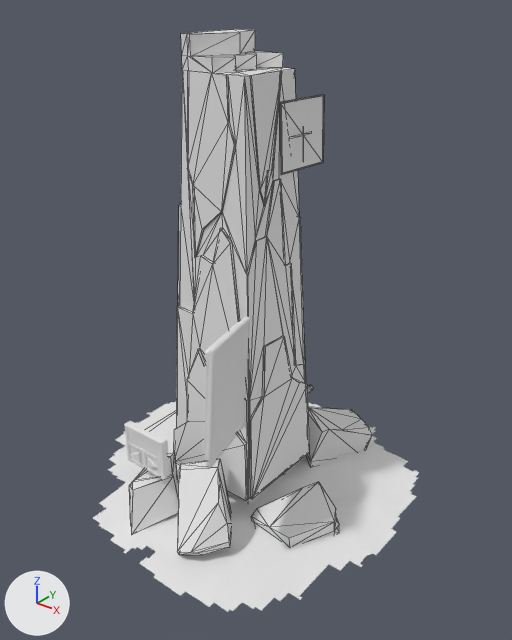
An edit to the glTF model public/models/rock.glb, drawn before and after from the same camera.
Rendered twice from a camera (50 mm lens) standing at (10.19, -12.15, 12.38) and looking at (0.54, -0.09, 4.9). The axes (+X, +Y, +Z) are drawn at lower left. The lights are the same throughout. The picture after the commit comes second. Mesh edges are drawn as thin lines on the coarser meshes. Where no turn or scale is listed for an object, it has been applied to the vertices.

The first picture shows 'Frame', 'Frame.001', 'Landscape', 'Minute', 'Monolith', 'Seconds', 'Sideboard', 'small-rock', 'small-rock.001', 'small-rock.002', 'small-rock.005' and 3 more.
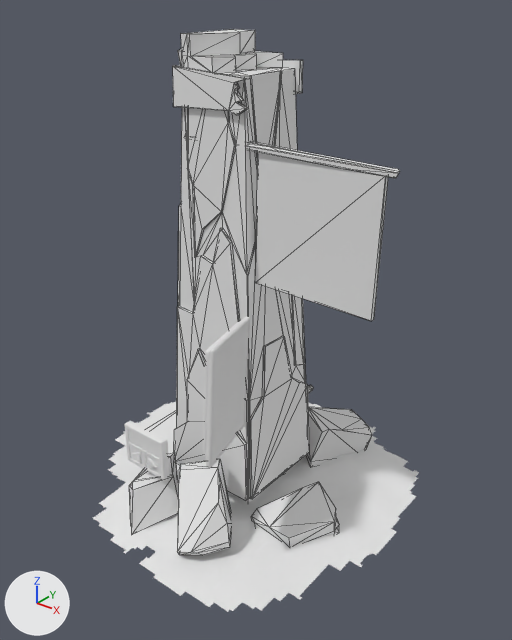
Not visible in the pictures: 'Gear.001', 'Hour'.

Edits to the scene script, one JSON object a line:
```json
{"op": "add", "block": "me_plane_002", "code": ["me_plane_002 = bpy.data.meshes.new('Plane.002')", "me_plane_002.from_pydata(...)  # 22 vertices, 40 faces; spans x -1.0..1.0, y -0.01..0.13, z -0.15..0.68"]}
{"op": "add", "block": "me_plane_005", "code": ["me_plane_005 = bpy.data.meshes.new('Plane.005')", "me_plane_005.from_pydata([(-1.51, -0.01, -1.45), (1.45, 0.01, -1.51), (-1.45, -0.01, 1.51), (1.51, 0.01, 1.45), (-1.51, 0.09, -1.45), (1.45, 0.11, -1.51), (-1.45, 0.09, 1.51), (1.51, 0.11, 1.45)], [], [(0, 1, 3), (0, 3, 2), (4, 6, 7), (4, 7, 5), (0, 2, 6), (0, 6, 4), (1, 0, 4), (1, 4, 5), (3, 1, 5), (3, 5, 7), (2, 3, 7), (2, 7, 6)])"]}
{"op": "add", "block": "me_cube_008_1", "code": ["me_cube_008_1 = bpy.data.meshes.new('Cube.008')", "me_cube_008_1.from_pydata(...)  # 20 vertices, 36 faces; spans x -2.62..2.59, y -0.17..0.17, z -0.14..0.13"]}
{"op": "add", "block": "me_plane_003", "code": ["me_plane_003 = bpy.data.meshes.new('Plane.003')", "me_plane_003.from_pydata(...)  # 24 vertices, 44 faces; spans x -0.87..1.0, y 0.0..0.1, z -0.58..0.16"]}
{"op": "add", "block": "me_plane_004", "code": ["me_plane_004 = bpy.data.meshes.new('Plane.004')", "me_plane_004.from_pydata(...)  # 24 vertices, 44 faces; spans x -0.1..0.0, y -1.07..0.83, z -0.31..0.55"]}
{"op": "remove", "block": "ob_frame_001", "code": ["ob_frame_001 = bpy.data.objects.new('Frame.001', me_plane_009)", "ob_frame_001.location = (0.96, 1.02, 9.21)"]}
{"op": "remove", "block": "ob_gear_001", "code": ["ob_gear_001 = bpy.data.objects.new('Gear.001', me_cylinder_001)", "ob_gear_001.location = (1.0, 1.02, 9.21)"]}
{"op": "remove", "block": "ob_hour", "code": ["ob_hour = bpy.data.objects.new('Hour', me_plane_007)", "ob_hour.location = (1.02, 1.44, 9.21)"]}
{"op": "remove", "block": "ob_minute", "code": ["ob_minute = bpy.data.objects.new('Minute', me_plane_006)", "ob_minute.location = (1.0, 1.05, 9.21)"]}
{"op": "remove", "block": "ob_seconds", "code": ["ob_seconds = bpy.data.objects.new('Seconds', me_plane_008)", "ob_seconds.location = (1.0, 1.02, 9.26)"]}
{"op": "add", "block": "ob_works_plank", "code": ["ob_works_plank = bpy.data.objects.new('Works-Plank', me_plane_002)", "ob_works_plank.location = (0.0, -1.0, 10.01)"]}
{"op": "add", "block": "ob_workboard_frame", "code": ["ob_workboard_frame = bpy.data.objects.new('Workboard-frame', me_plane_005)", "ob_workboard_frame.location = (2.55, -0.74, 7.67)"]}
{"op": "add", "block": "ob_work_holder_rock", "code": ["ob_work_holder_rock = bpy.data.objects.new('work-holder-rock', me_cube_008_1)", "ob_work_holder_rock.location = (1.73, -0.74, 9.22)"]}
{"op": "add", "block": "ob_intrests_plank", "code": ["ob_intrests_plank = bpy.data.objects.new('Intrests-Plank', me_plane_003)", "ob_intrests_plank.location = (0.0, 0.82, 10.62)"]}
{"op": "add", "block": "ob_games_plank", "code": ["ob_games_plank = bpy.data.objects.new('Games-Plank', me_plane_004)", "ob_games_plank.location = (-0.84, 0.21, 10.62)"]}
```

What differs and where, as boxes [x1, y1, x2, y2] in the pictures (512 x 640 px):
```json
{"object": "Workboard-frame", "change": "added", "after": [256, 152, 388, 321]}
{"object": "Frame.001", "change": "deleted", "before": [280, 94, 324, 175]}
{"object": "Works-Plank", "change": "added", "after": [173, 65, 249, 115]}
{"object": "work-holder-rock", "change": "added", "after": [184, 135, 400, 178]}
{"object": "Intrests-Plank", "change": "added", "after": [281, 60, 303, 94]}
{"object": "Games-Plank", "change": "added", "after": [178, 49, 182, 66], "on screen": "mostly hidden"}
{"object": "Seconds", "change": "deleted", "before": [303, 126, 304, 162]}
{"object": "Minute", "change": "deleted", "before": [289, 134, 303, 138]}
```
